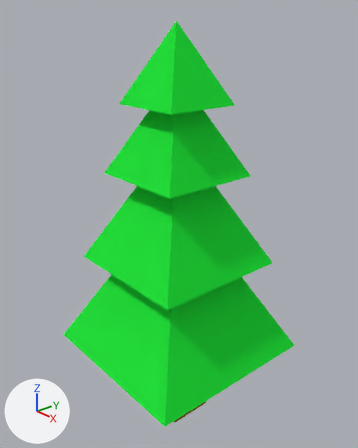
The Blender file resources/blender/pinetree.blend as it was, and as the next commit left it.
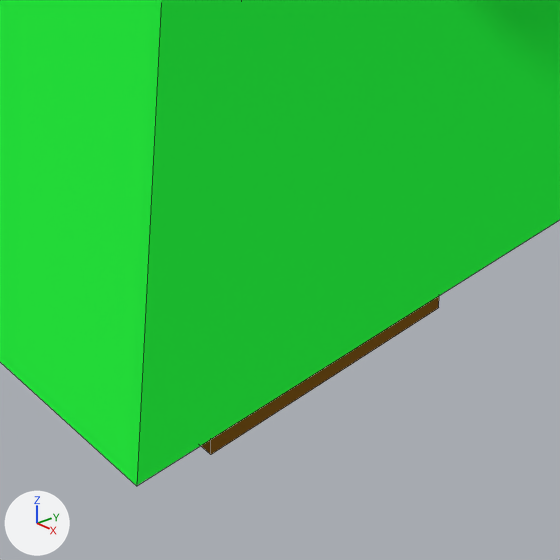
Each version is shown whole from a 50 mm lens placed at (3.99, -3.44, 5.83), pointed at (-0.04, 0.06, 3.67), then close up on the part from 41% to 62% of the width and 81% to 98% of the height. Arrows for +X, +Y and +Z are at lower left; the lights stay in place. The close-ups show mesh edges as thin lines.
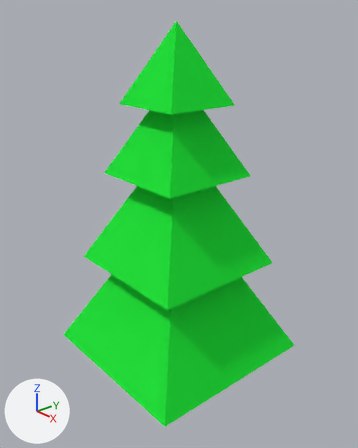
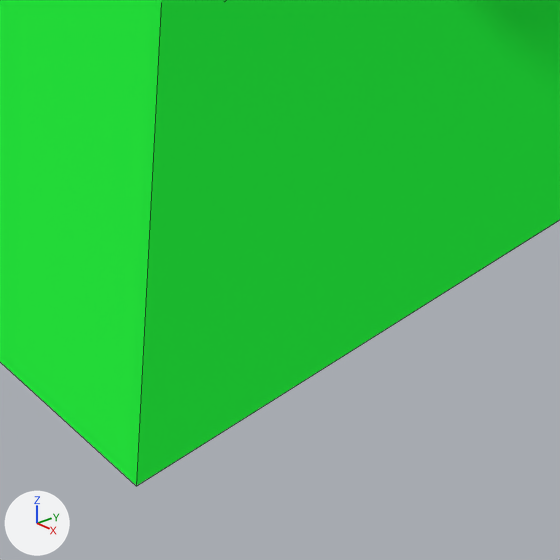
The newer file is also rescaled (x0.78), turned or shifted as a whole; pictures and numbers use the older file's frame.

Changed parts and their boxes (x1, y1, x2, y2) in the close-ups (560 x 560 px; the box of a moved part takes in the faces that stretch with it):
part 1 of me_cube, moved or reshaped (not visible afterwards)
    before: (201, 296, 439, 454)

What the commit changed:
me_cube has 32 vertices, 22 faces and spans x -5.22..5.22, y -5.22..5.22, z 0.14..4.84.
me_cube is used by ob_cube; location (0.0, 0.0, 1.011); scale (0.2, 0.2, 1.0).
Before the commit, vertices of me_cube: 0 (1.36, 1.36, 0.14) at pixel (438, 307), 1 (1.36, -1.36, 0.14) at pixel (210, 454), 2 (-1.36, -1.36, 0.14), 3 (-1.36, 1.36, 0.14).
Part 1, on me_cube:
Vertices 0 to 3 of me_cube move by (0.0, 0.0, 0.38).
